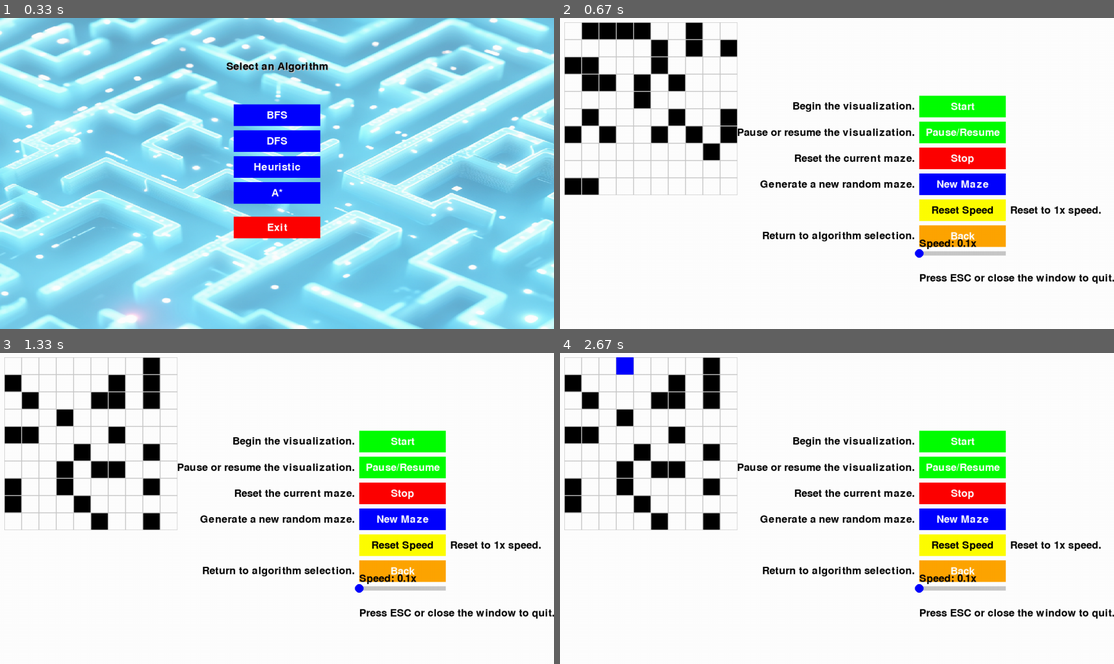
Above: before the commit, frames 1-4 (two rows, left to right).
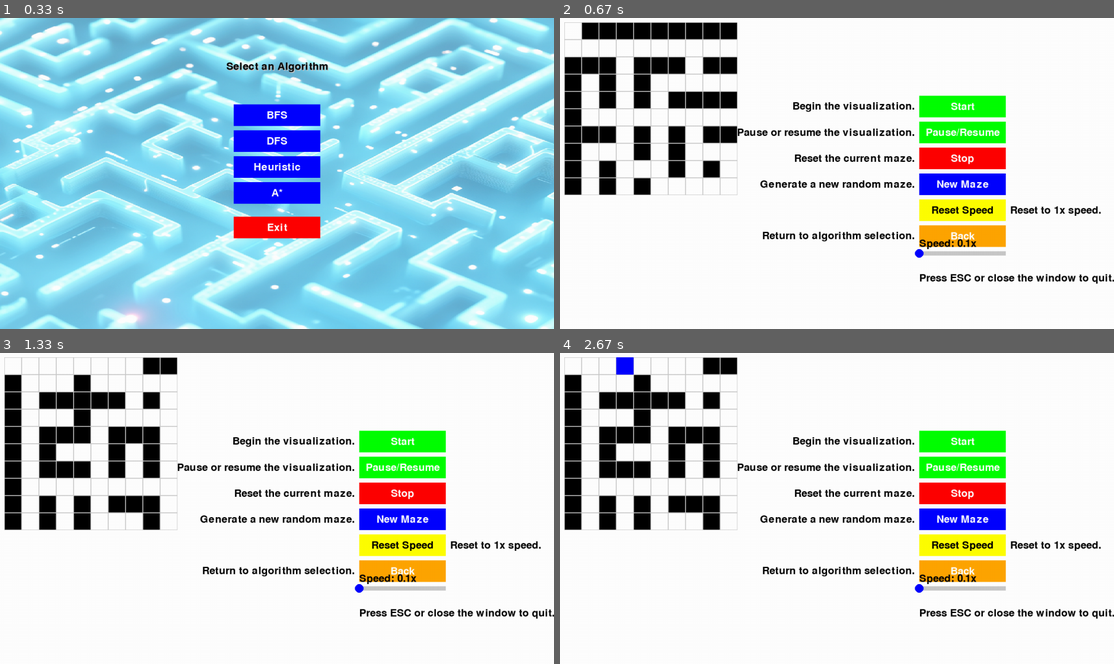
Above: after the commit, the same moments.

Repository: xvang3/Maze_AI_Algo
Game: pygame game, started from Pygame_Maze_Visualizer/main.py
Same seed, same stepped clock (60 frames per second), same inputs: the game is played once before the commit and once after it.
Inputs (mouse positions are in pixels of both pictures, inside the frame that each line leads up to):
- Up to frame 1 (0.33 s): no input
- Up to frame 2 (0.67 s): click (814, 185) at 0.38 s
- Up to frame 3 (1.33 s): click "Start" at 0.72 s; click "New Maze" at 1.05 s
- Up to frame 4 (2.67 s): click "Start" at 2.38 s

Frame 1 is identical in both runs. In frame 2, 7.0% of the frame differs, in the area x 0-32%, y 1-57%; in frame 3, 6.1%; in frame 4, 6.1%.

Commit message:
added gitignore and updated maze_generator using Prim's algo

Diff:
--- a/Pygame_Maze_Visualizer/maze_generator.py
+++ b/Pygame_Maze_Visualizer/maze_generator.py
@@ -1,13 +1,48 @@
 import numpy as np
 import random
 
+def generate_maze_with_prims(rows, cols):
+    """Generates a maze using Prim's algorithm."""
+    maze = np.ones((rows, cols), dtype=int)
+
+    start_x, start_y = random.randrange(1, rows, 2), random.randrange(1, cols, 2)
+    maze[start_x, start_y] = 0
+
+    walls = []
+
+    def add_neighbors(x, y):
+        """Add neighbors to the walls list."""
+        directions = [(-2, 0), (2, 0), (0, -2), (0, 2)]
+        for dx, dy in directions:
+            nx, ny = x + dx, y + dy
+            if 0 < nx < rows and 0 < ny < cols and maze[nx, ny] == 1:
+                walls.append((nx, ny, x, y))
+
+    add_neighbors(start_x, start_y)
+
+    while walls:
+        wall = random.choice(walls)
+        walls.remove(wall)
+        x, y, px, py = wall
+
+        if maze[x, y] == 1:
+            if maze[px, py] == 0:
+                maze[x, y] = 0
+                maze[(x + px) // 2, (y + py) // 2] = 0
+                add_neighbors(x, y)
+
+    return maze
+
 def generate_random_maze_with_solution(rows, cols, wall_density=0.3):
-    """Generate a random maze with guaranteed solution."""
-    maze = np.random.choice([0, 1], size=(rows, cols), p=[1 - wall_density, wall_density])
+    """Adjusts random maze to guarantee solution."""
+    #Replace with the Prim's algorithm maze generation
+    maze = generate_maze_with_prims(rows, cols)
+
+    #Ensure the start and end positions are open and connected
     maze[0, 0] = 0
     maze[rows-1, cols-1] = 0
 
-    # Create guaranteed solution
+    #Create guaranteed solution
     x, y = 0, 0
     while (x, y) != (rows - 1, cols - 1):
         if random.random() > 0.5 and x + 1 < rows:
Not shown, added: .gitignore
